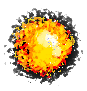
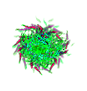
Revision of a layered 87 x 91 image; what changed, layer by layer:
added layer "Layer 3 copy 3" above "Layer 3 copy 2" over [12, 15, 76, 76]
hid "Layer 1" over [4, 8, 83, 86]
